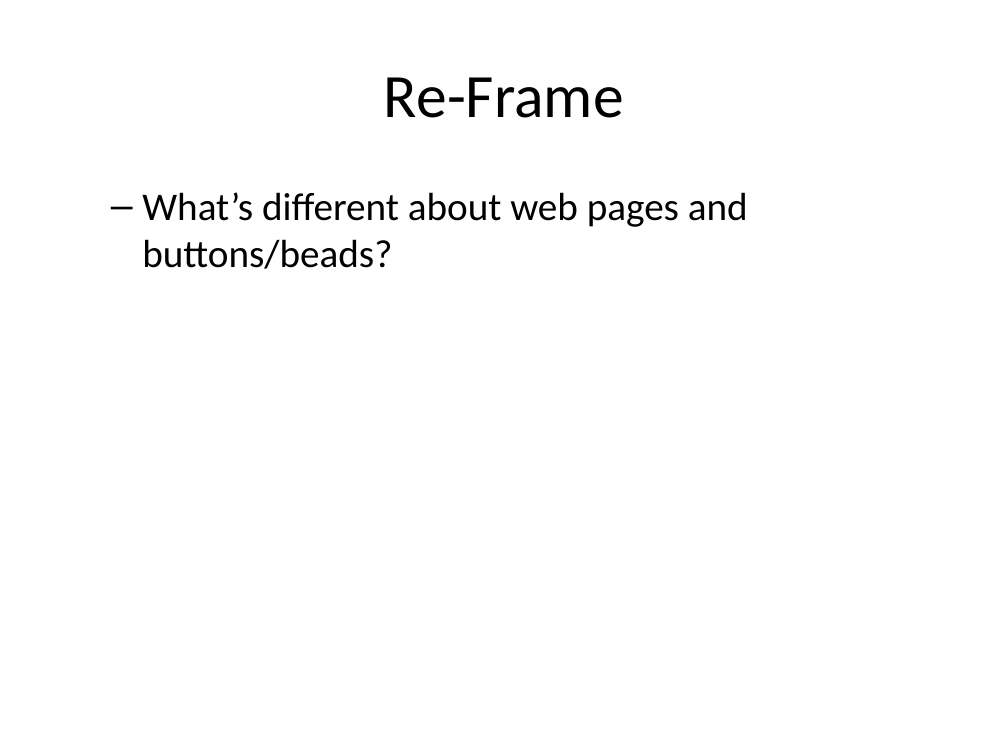
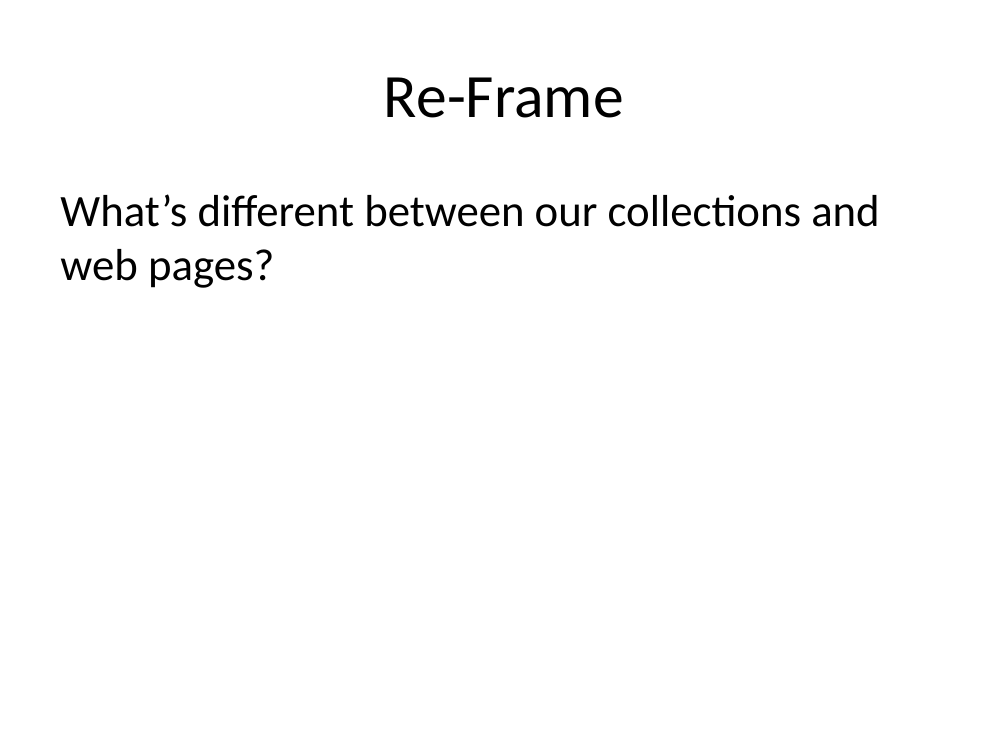
Before and after one commit to mr-eggleton/web-lit-core, a slide deck: slide 12 of powerpoints/04-search-party.pptx. Drawn at 1008x756 pixels with LibreOffice and Linux fonts; fonts in the diff are those of the drawing. Boxes give left, top, right and bottom in pixels: in the first picture for what was removed or moved away, otherwise in the second. Text is boxed around its words. In the diff, an @@ line names an element or a change of style, - is before the commit and + after.

```diff
--- a/powerpoints/04-search-party.pptx
+++ b/powerpoints/04-search-party.pptx
@@ text at <box>60,194,880,288</box>: text changed; size 28 to 32 pt @@
-  – What’s different about web pages and buttons/beads?
+What’s different between our collections and web pages?
```
Also in this commit, not shown: 2 other slides changed, 3 other files.
